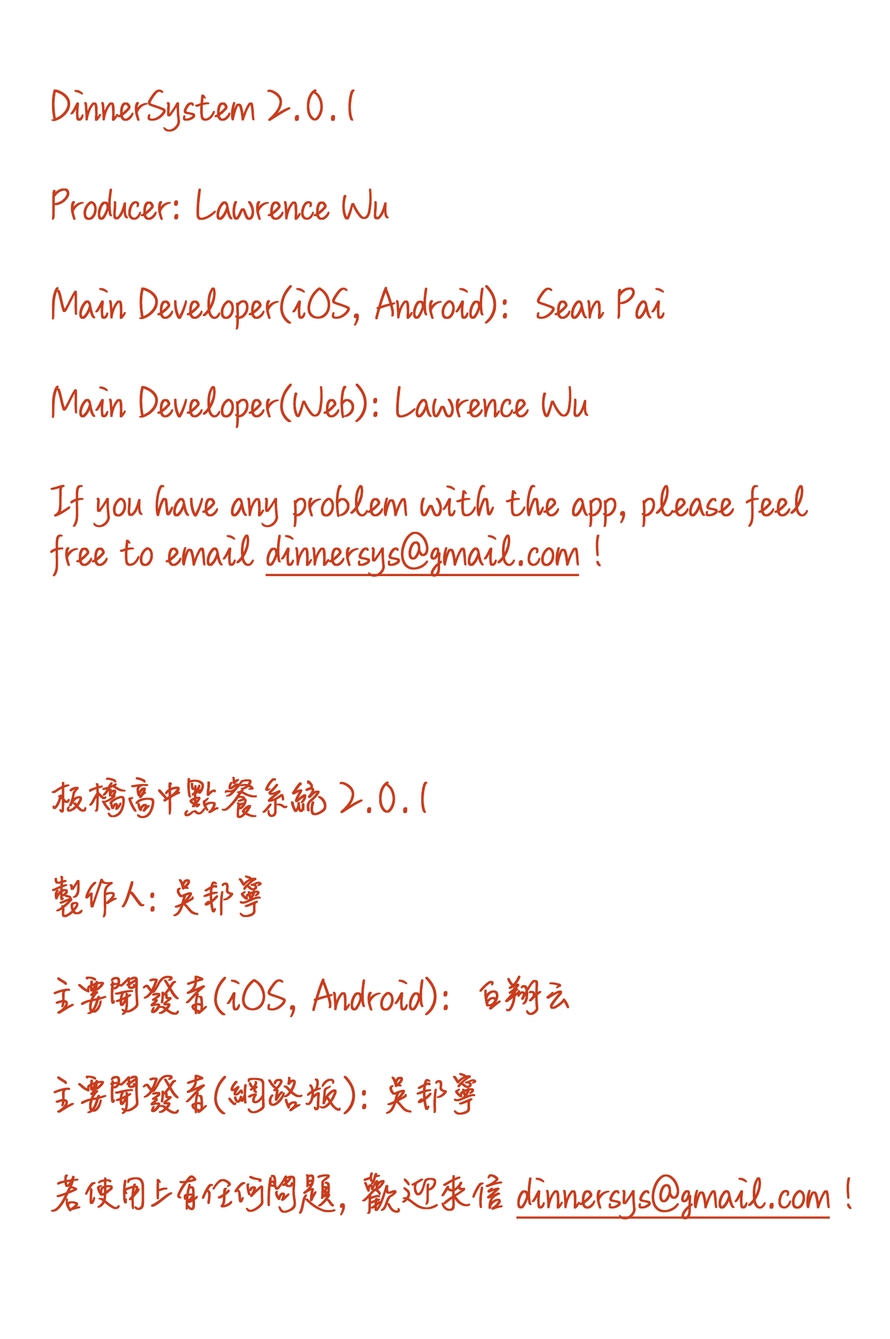
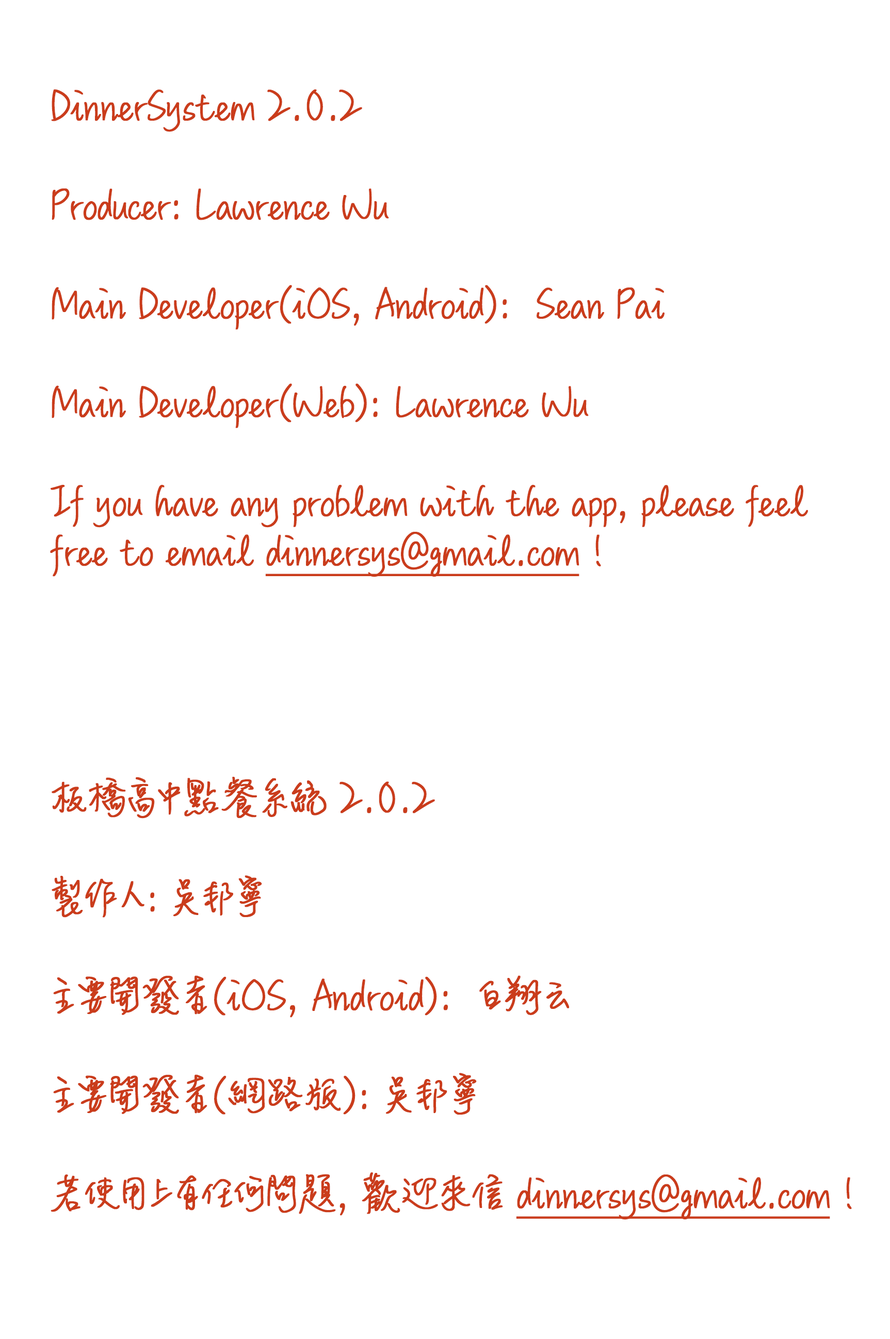
Revision of a layered (890, 1339) image; what changed, layer by layer:
renamed "DinnerSystem 2.0.1 Producer: Lawrence Wu Main Developer(iOS," to "DinnerSystem 2.0.2 Producer: Lawrence Wu Main Developer(iOS,", painted on it over (338, 89, 435, 814)
